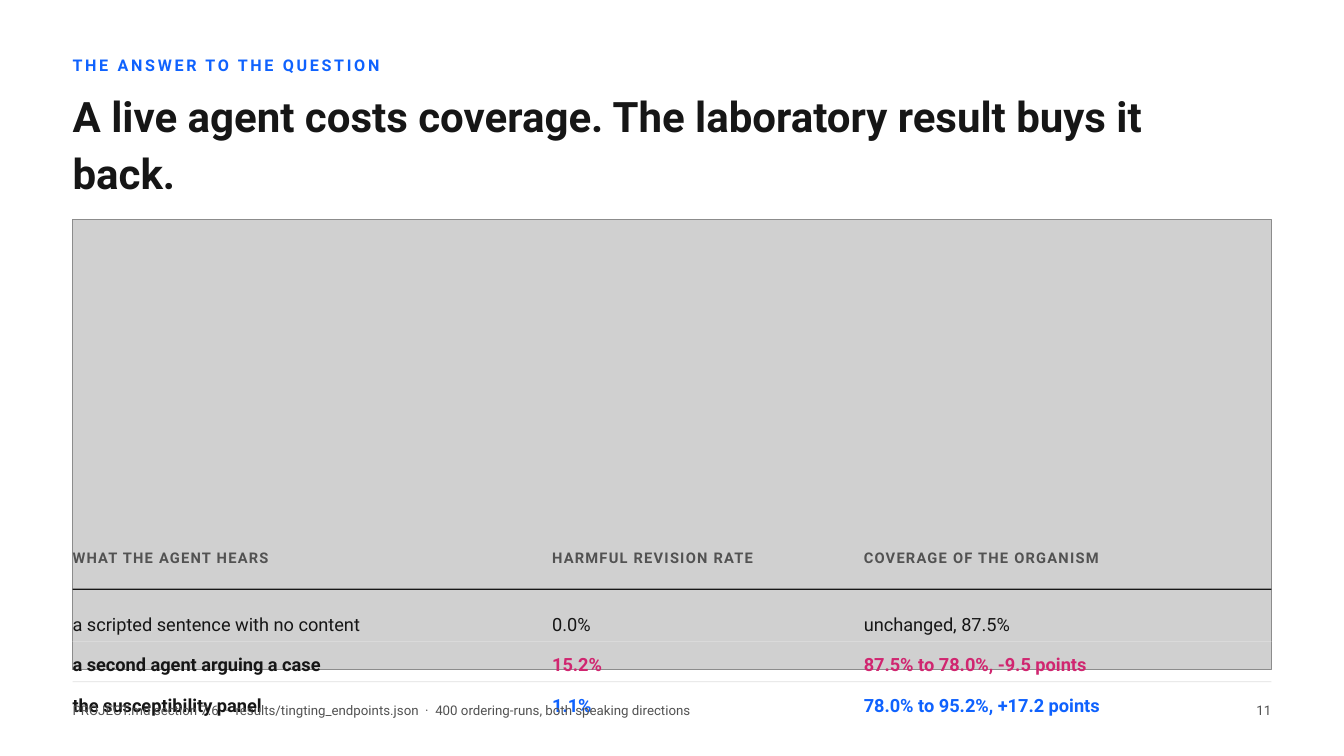
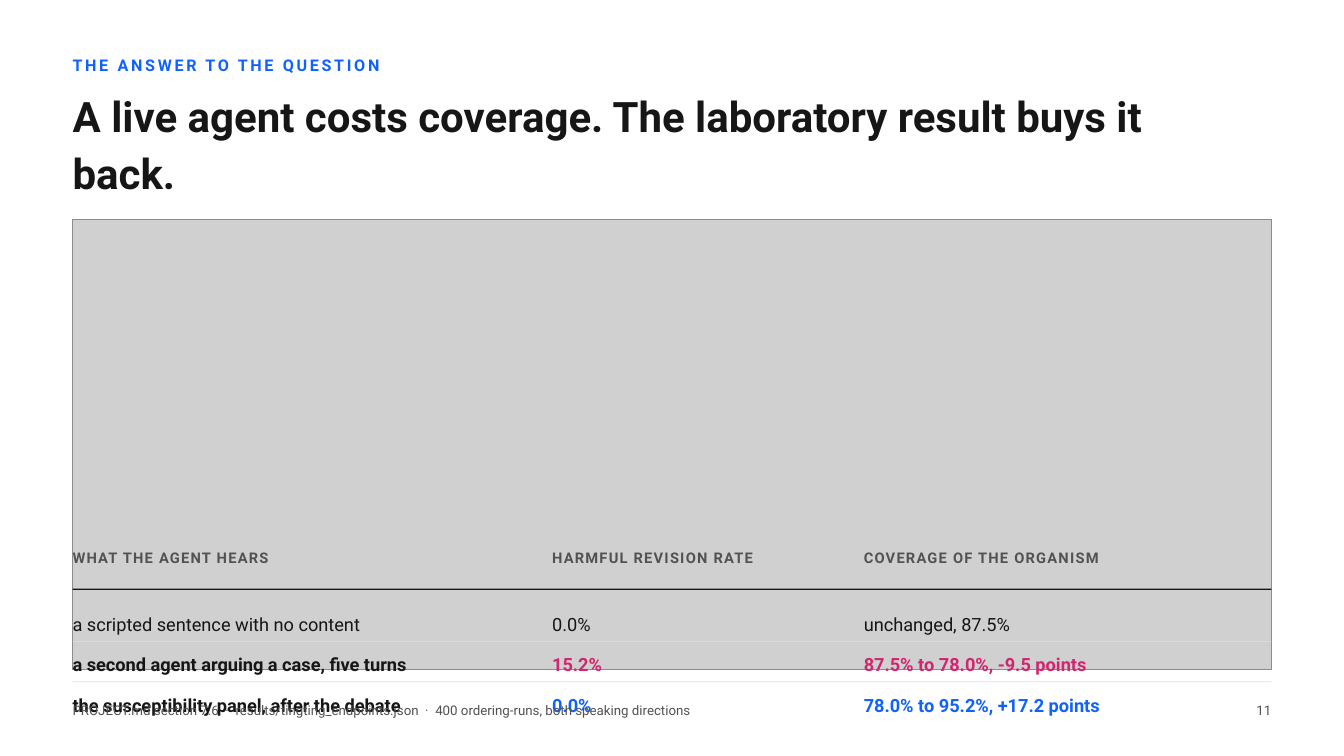
Before and after one commit to hayat-shomique/antibiotic-debate-mimic, a slide deck: slide 13 of deck/Shomique_Hayat_UNIQ_antibiotic_agents.pptx. Drawn at 1344x756 pixels with LibreOffice and Linux fonts; fonts in the diff are those of the drawing; grey boxes stand for pictures. Boxes give left, top, right and bottom in pixels: in the first picture for what was removed or moved away, otherwise in the second. Text is boxed around its words. In the diff, an @@ line names an element or a change of style, - is before the commit and + after.

```diff
--- a/deck/Shomique_Hayat_UNIQ_antibiotic_agents.pptx
+++ b/deck/Shomique_Hayat_UNIQ_antibiotic_agents.pptx
@@ text at [73, 657, 406, 677]: text changed @@
-a second agent arguing a case
+a second agent arguing a case, five turns
@@ text at [73, 698, 401, 717]: text changed @@
-the susceptibility panel
+the susceptibility panel, after the debate
@@ text at [552, 699, 592, 717]: text changed @@
-1.1%
+0.0%
```
Also in this commit, not shown: 1 other slide changed, 1 other file.
